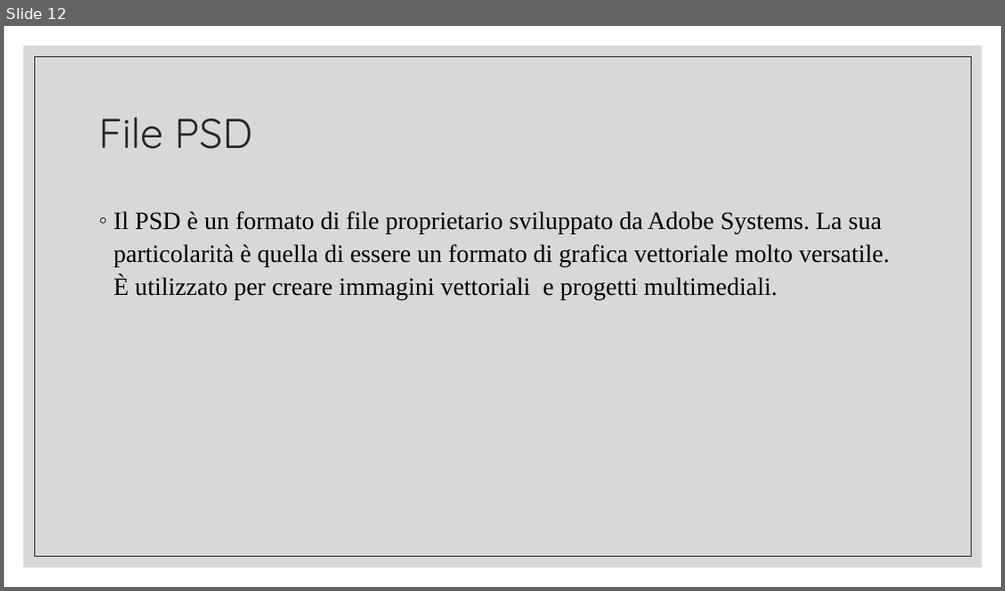
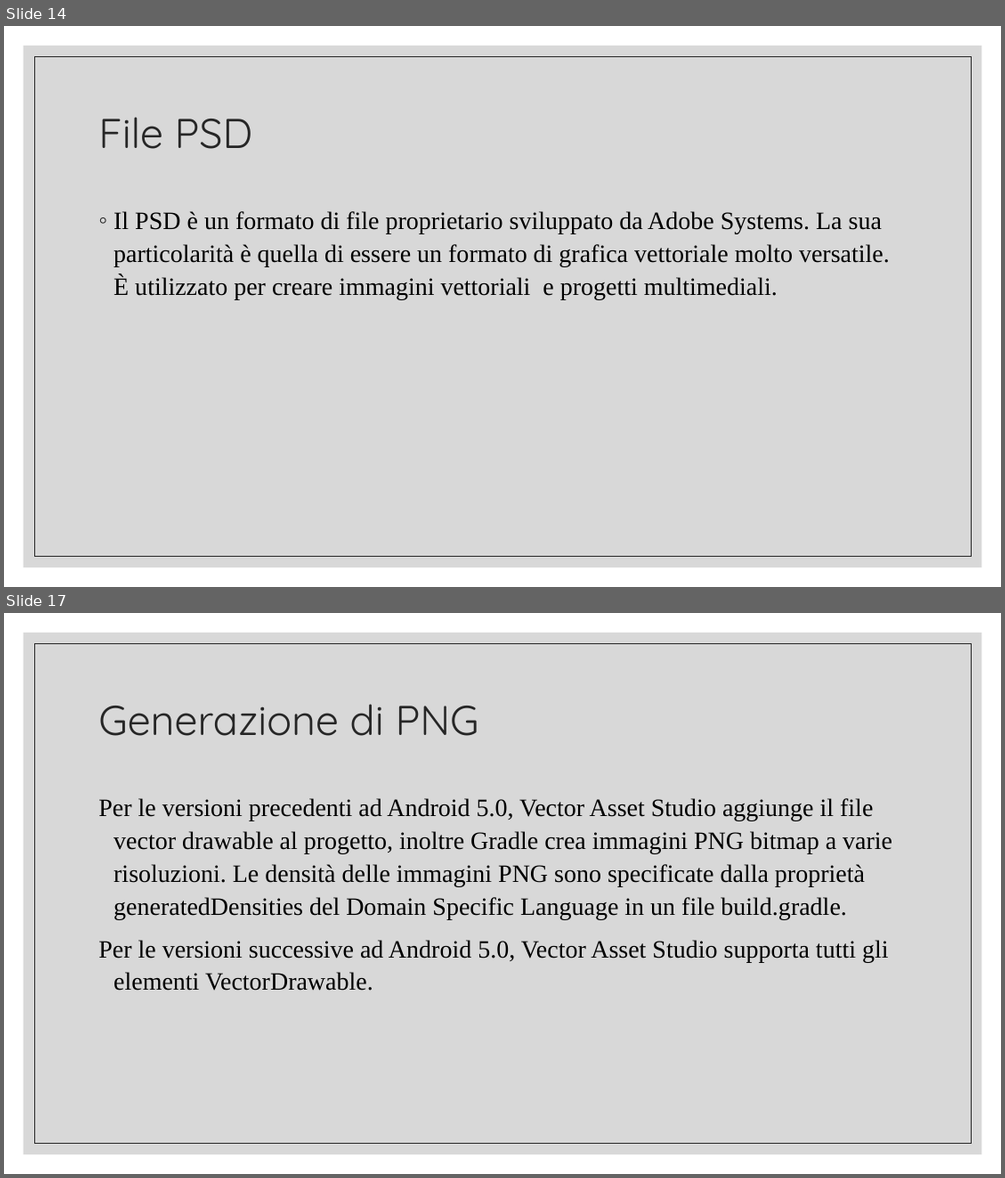
Before and after one commit to tizianotaglienti/Colleghi-Ristretti, a slide deck: Vector asset studio.pptx. Shown one above the other, each under a label of ours: slide 12 before the commit, slides 14 and 17 after it; the slides between them are not shown. The pictures are 1005x591 and 1005x1178 pixels, drawn with LibreOffice and Linux fonts; fonts in the diff are those of the drawing. Boxes give left, top, right and bottom in pixels: in the first picture for what was removed or moved away, otherwise in the second. Text is boxed around its words. In the diff, an @@ line names an element or a change of style, - is before the commit and + after.

```diff
--- a/Vector asset studio.pptx
+++ b/Vector asset studio.pptx
@@ slide 17 added at <box>4,613,1001,1174</box>, background #FFFFFF; not listed: 2 template elements that a slide beside it also shows @@
@@ title added at <box>98,704,479,736</box>, 40 pt, text #262626 @@
+Generazione di PNG
@@ text added at <box>98,798,892,990</box>, 24 pt, text #000000 @@
+Per le versioni precedenti ad Android 5.0, Vector Asset Studio aggiunge il file vector drawable al progetto, inoltre Gradle crea immagini PNG bitmap a varie risoluzioni. Le densità delle immagini PNG sono specificate dalla proprietà generatedDensities del Domain Specific Language in un file build.gradle.
+Per le versioni successive ad Android 5.0, Vector Asset Studio supporta tutti gli elementi VectorDrawable.
@@ what was slide 12 is now slide 14 @@
```
Also in this commit, not shown: 4 slides changed, 11 other slides added, 1 other file.
